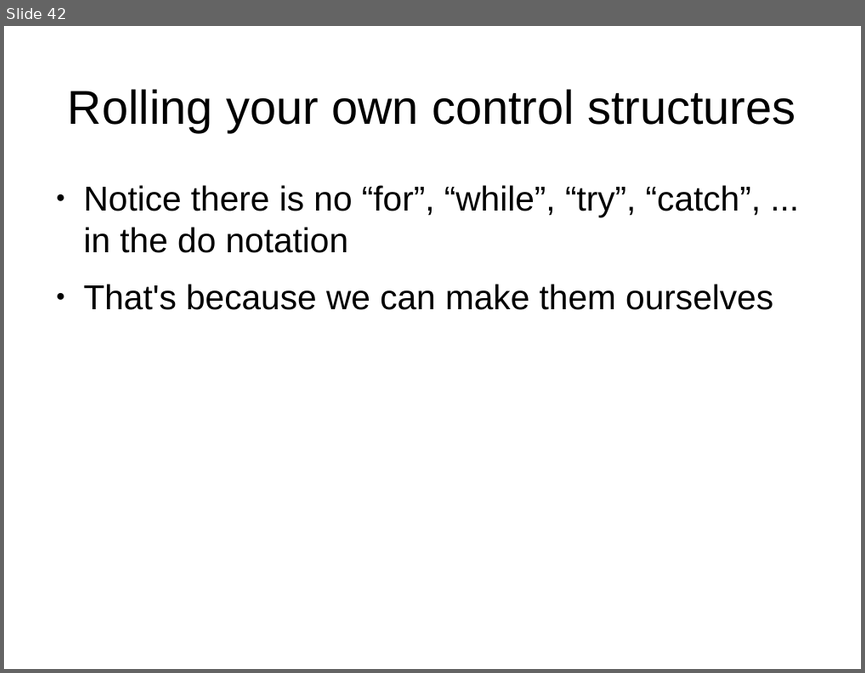
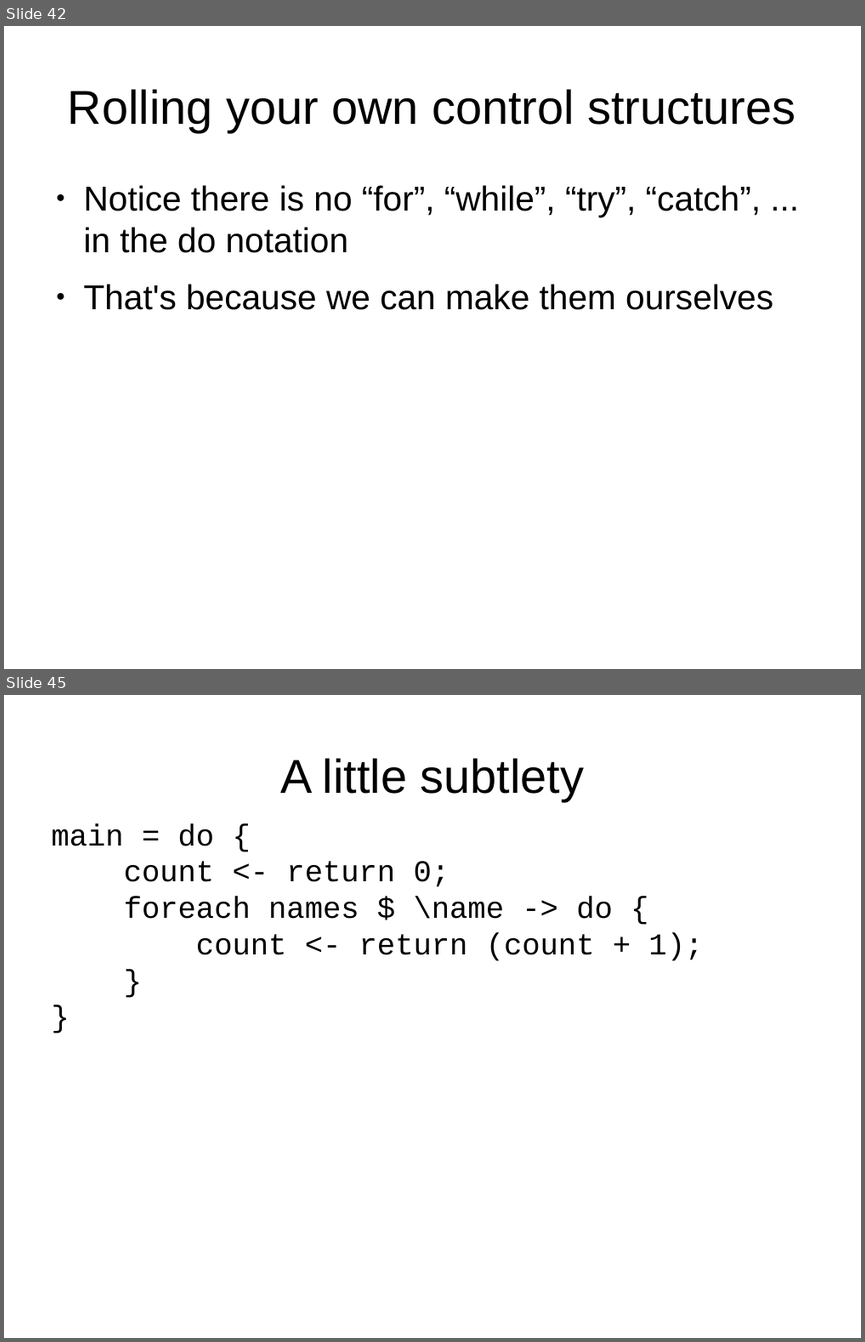
Before and after one commit to luqui/luqui-misc, a slide deck: work/present/monads/monads.odp. Shown one above the other, each under a label of ours: slide 42 before the commit, slides 42 and 45 after it; the slides between them are not shown. The pictures are 865x673 and 865x1342 pixels, drawn with LibreOffice and Linux fonts; fonts in the diff are those of the drawing. Boxes give left, top, right and bottom in pixels: in the first picture for what was removed or moved away, otherwise in the second. Text is boxed around its words. In the diff, an @@ line names an element or a change of style, - is before the commit and + after.

```diff
--- a/work/present/monads/monads.odp
+++ b/work/present/monads/monads.odp
@@ slide 45 added at box(4, 695, 861, 1338), background #FFFFFF @@
@@ title added at box(280, 758, 584, 801), 44 pt, text #000000 @@
+A little subtlety
@@ text added at box(52, 824, 703, 961), 28 pt, text #000000 @@
+main = do {
+count <- return 0;
+foreach names $ \name -> do {
+count <- return (count + 1);
+}
+}
```
Also in this commit, not shown: 1 slide changed, 4 other slides added.
